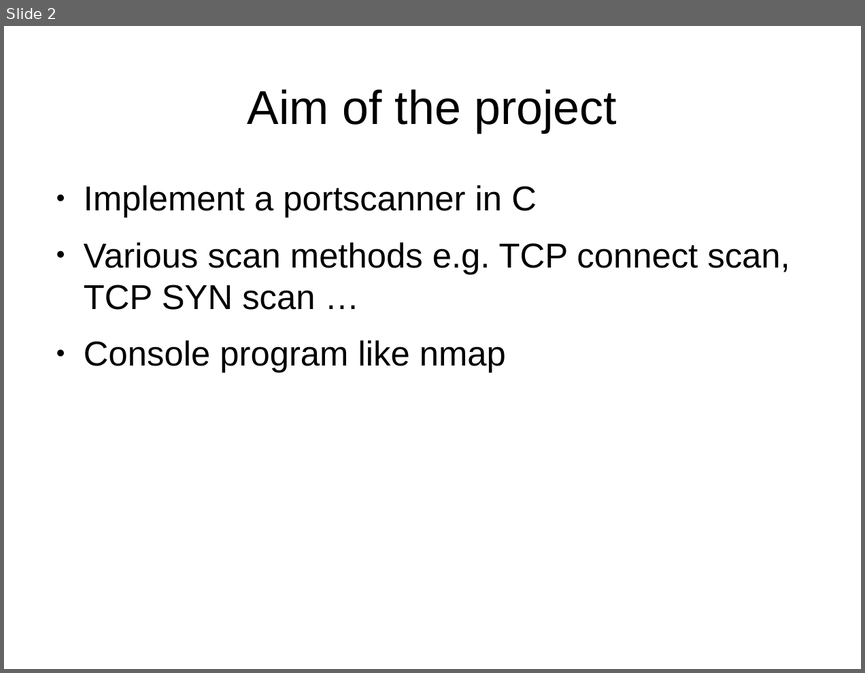
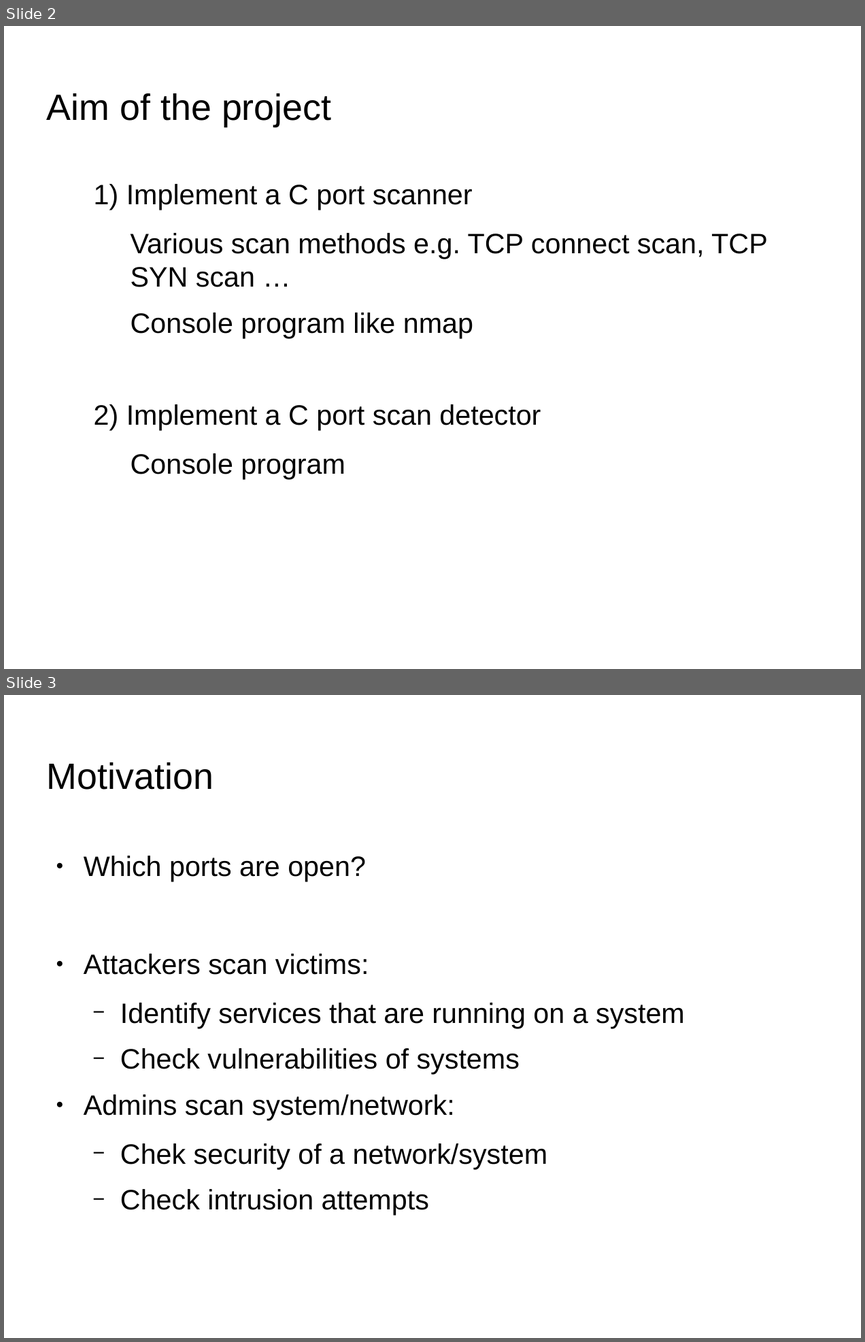
Before and after one commit to herrBez/PortScanner, a slide deck: slides/Untitled 1.odp. Shown one above the other, each under a label of ours: slide 2 before the commit, slides 2 and 3 after it. The pictures are 865x673 and 865x1342 pixels, drawn with LibreOffice and Linux fonts; fonts in the diff are those of the drawing; background and template pictures are left out. Boxes give left, top, right and bottom in pixels: in the first picture for what was removed or moved away, otherwise in the second. Text is boxed around its words. In the diff, an @@ line names an element or a change of style, - is before the commit and + after.

```diff
--- a/slides/Untitled 1.odp
+++ b/slides/Untitled 1.odp
@@ slide 3 added at [4, 695, 861, 1338], background picture (left out) @@
@@ title added at [47, 762, 213, 790], 33.9 pt, text #000000 @@
+Motivation
@@ text added at [84, 855, 685, 1215], 26 pt, text #000000 @@
+● Which ports are open?
+● Attackers scan victims:
+  − Identify services that are running on a system
+  − Check vulnerabilities of systems
+● Admins scan system/network:
+  − Chek security of a network/system
+  − Check intrusion attempts
@@ slide 2 changed as well @@
@@ title "Aim of the project": place and size @@
-title "Aim of the project" at [247, 89, 617, 133]
+title "Aim of the project" at [47, 93, 331, 127]
@@ title "Aim of the project" at [47, 93, 331, 127]: size 44 to 33.9 pt; alignment centre to left @@
@@ text "1) Implement a C port ...": place and size @@
-text "1) Implement a C port ..." at [84, 185, 789, 373]
+text "1) Implement a C port ..." at [94, 184, 768, 479]
@@ text at [94, 184, 473, 210]: text changed; size 32 to 26 pt @@
-● Implement a portscanner in C
+1) Implement a C port scanner
@@ text at [130, 233, 768, 338]: size 32 to 26 pt in "Various scan methods e.g. TCP connect scan, ...", "Console program like nmap"; bullet ● to none; list level 1 to 2 in "Various scan methods e.g. TCP ..."; list level 1 to 2 in "Console program like nmap" @@
@@ text at [94, 404, 541, 479]: paragraphs added @@
+2) Implement a C port scan detector
+  Console program
```
Also in this commit, not shown: 12 other slides changed, 2 other slides added, 4 other files.
